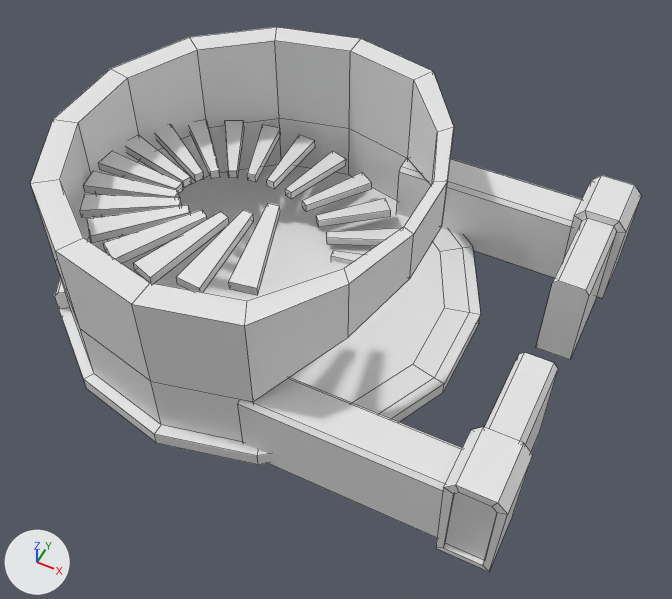
The Blender file Blender/Levels/someRandomBuilding.blend: old version first, new version second.
Camera for both pictures: a 50 mm lens placed at (1.4, -12.1, 14.39), pointed at (-4.31, -0.66, 0.09). The lights are fixed; the arrows at lower left show +X, +Y and +Z. Mesh edges are drawn as thin lines.

Before the edit, the objects in view are built like this:
```python
me_circle = bpy.data.meshes.new('Circle')
me_circle.from_pydata([(0.998, -0.068, 0.0), (0.998, 0.068, 0.0), (0.438, -0.03, 0.0), (0.438, 0.03, 0.0), (0.998, -0.068, 0.067), (0.998, 0.068, 0.067), (0.438, -0.03, 0.067), (0.438, 0.03, 0.067)], [], [(3, 1, 0, 2), (1, 3, 7, 5), (3, 2, 6, 7), (0, 1, 5, 4), (2, 0, 4, 6), (7, 6, 4, 5)])
me_cylinder = bpy.data.meshes.new('Cylinder')
me_cylinder.from_pydata(...)  # 138 vertices, 127 faces; spans x -4.54..4.54, y -4.66..4.66, z -0.16..3.7
ob_circle = bpy.data.objects.new('Circle', me_circle)
ob_circle.location = (-6.6, 0.85, -0.84)
ob_circle.rotation_euler = (0.0, 0.0, 0.213)  # degrees (0, 0, 12)
ob_circle.scale = (3.02, 3.02, 3.02)
_m = ob_circle.modifiers.new('Array', 'ARRAY')
_m.count = 19
_m.relative_offset_displace = (-0.1, 0.0, 1.0)
_m.use_object_offset = True
_m.offset_object = ob_empty
ob_cylinder = bpy.data.objects.new('Cylinder', me_cylinder)
ob_cylinder.location = (-6.23, 0.0, -0.93)
ob_empty = bpy.data.objects.new('Empty', None)
ob_empty.location = (-6.6, 0.855, -0.837)
ob_empty.rotation_euler = (0.0, 0.0, 0.475)  # degrees (0, 0, 27)
ob_empty.scale = (3.02, 3.09, 3.0)
# also in view: 'Cube' at (-2.02, 0.0, 0.02)
```
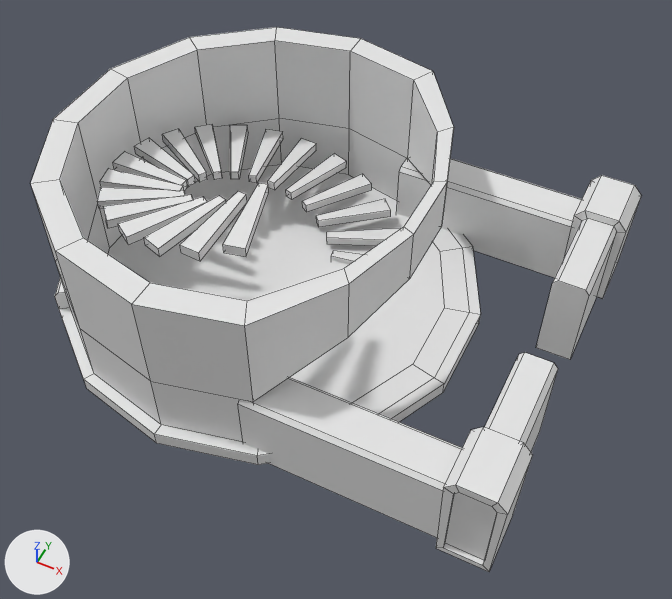
ob_empty is not drawn itself; it is used by a modifier of ob_circle.

The change, as a diff of the scene's bpy script:
```diff
--- a/Blender/Levels/someRandomBuilding.blend.py
+++ b/Blender/Levels/someRandomBuilding.blend.py
@@ me_circle @@
 me_circle.from_pydata(...)  # 8 vertices, 6 faces; spans x 0.438..0.998, y -0.068..0.068, z 0.0..0.067
 # used by ob_circle; location = (-6.6, 0.85, -0.84); rotation_euler = (0.0, 0.0, 0.213), in degrees (0, 0, 12); scale = (3.02, 3.02, 3.02)
-me_circle.vertices[0].co = (0.998, -0.068, 0.0)
-me_circle.vertices[1].co = (0.998, 0.068, 0.0)
-me_circle.vertices[2].co = (0.438, -0.03, 0.0)
-me_circle.vertices[3].co = (0.438, 0.03, 0.0)
-me_circle.vertices[4].co = (0.998, -0.068, 0.067)
-me_circle.vertices[5].co = (0.998, 0.068, 0.067)
-me_circle.vertices[6].co = (0.438, -0.03, 0.067)  # pixel (331, 256)
-me_circle.vertices[7].co = (0.438, 0.03, 0.067)  # pixel (333, 250)
+# me_circle part 1
+me_circle.vertices[0].co = (3.017, -0.206, 0.0)
+me_circle.vertices[1].co = (3.017, 0.206, 0.0)
+me_circle.vertices[2].co = (1.325, -0.091, 0.0)
+me_circle.vertices[3].co = (1.325, 0.091, 0.0)
+me_circle.vertices[4].co = (3.017, -0.206, 0.203)
+me_circle.vertices[5].co = (3.017, 0.206, 0.203)
+me_circle.vertices[6].co = (1.325, -0.091, 0.203)  # pixel (331, 256)
+me_circle.vertices[7].co = (1.325, 0.091, 0.203)  # pixel (333, 250)
@@ ob_circle @@
 ob_circle.rotation_euler = (0.0, 0.0, 0.213)  # degrees (0, 0, 12)
-ob_circle.scale = (3.02, 3.02, 3.02)
 _m = ob_circle.modifiers.new('Array', 'ARRAY')
@@ ob_empty @@
 ob_empty.rotation_euler = (0.0, 0.0, 0.475)  # degrees (0, 0, 27)
-ob_empty.scale = (3.02, 3.09, 3.0)
```

What differs and where, as boxes (x1, y1, x2, y2) in the pictures (672 x 599 px):
'Circle', reshaped, rescaled
    before: (80, 120, 401, 295)
    after: (97, 124, 401, 264)
